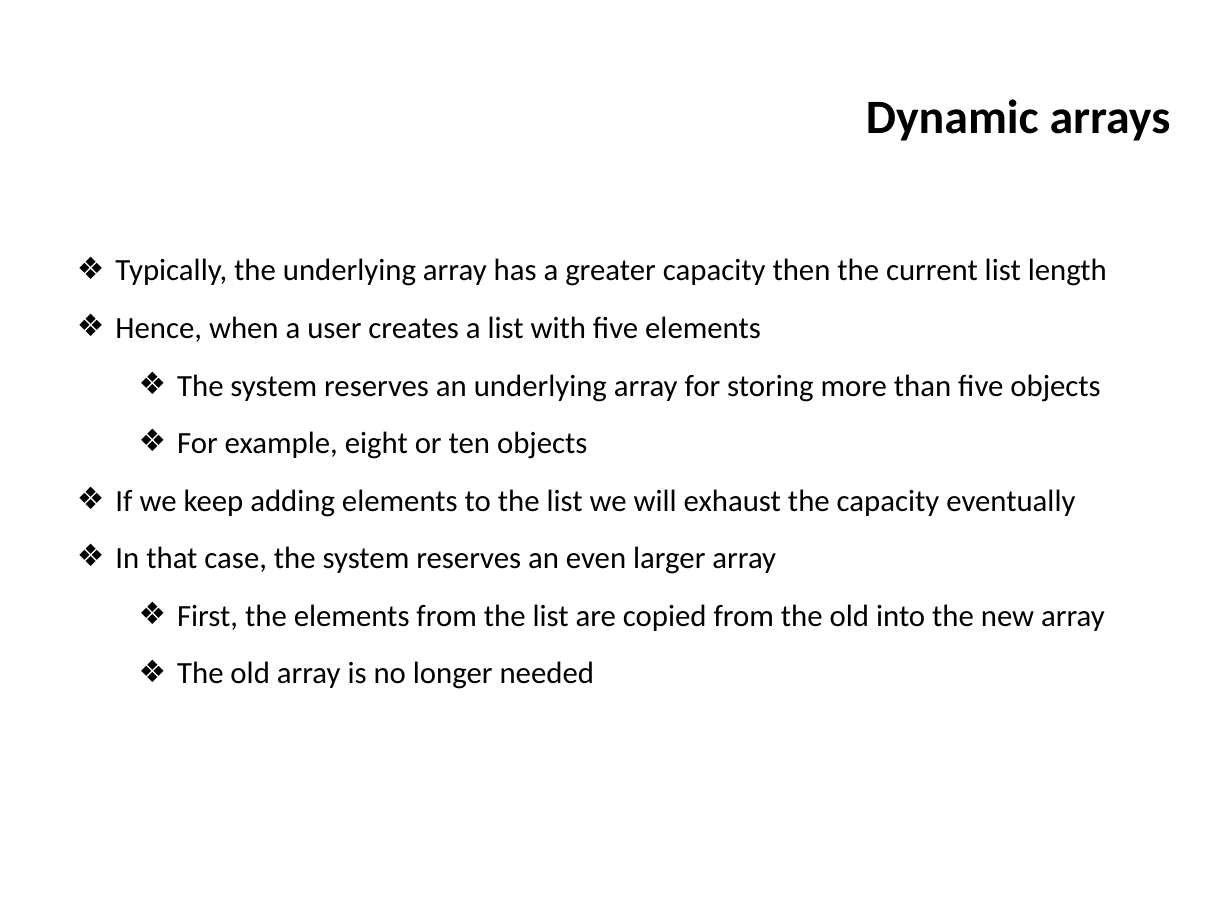
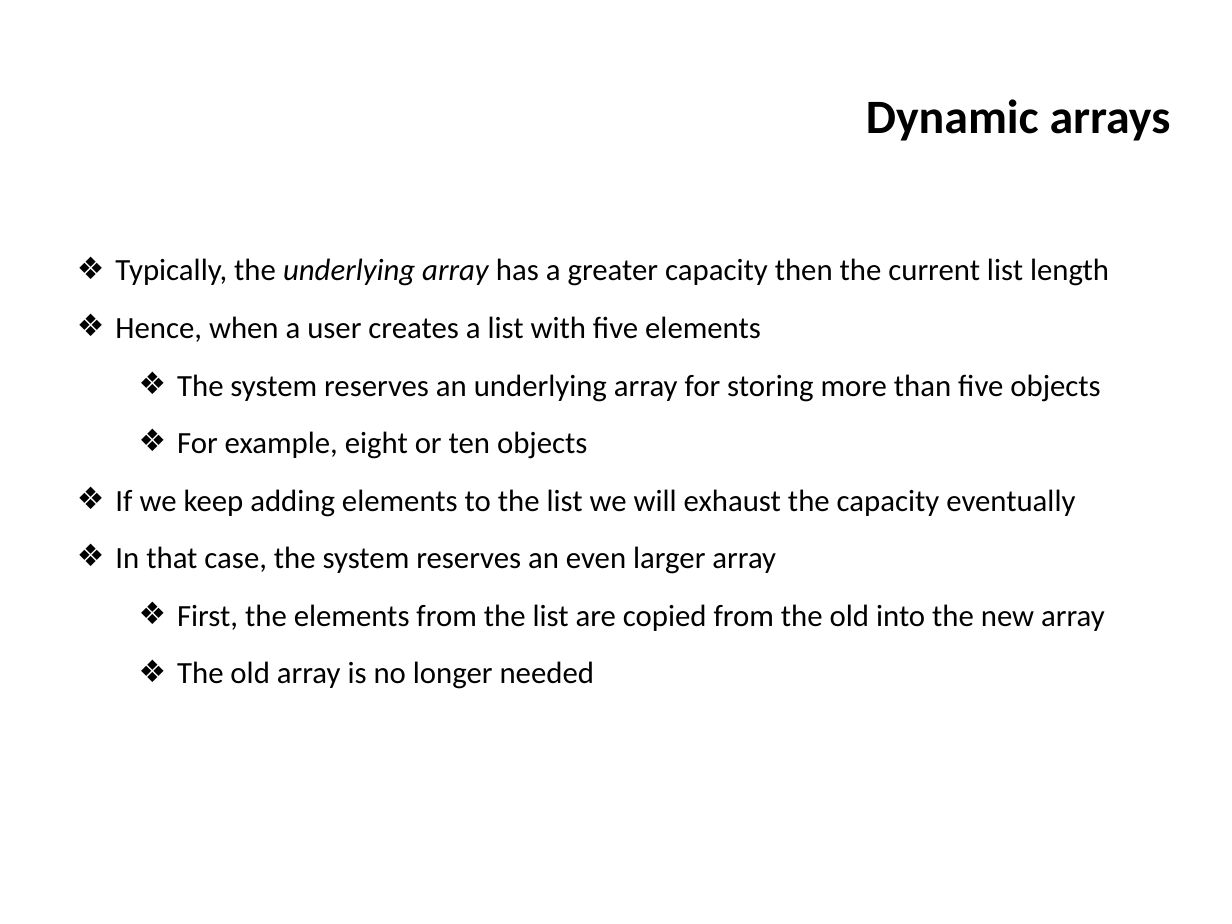
Before and after one commit to ifromm/dsa, a slide deck: slide 13 of slides/unit_3_elementary_ds.pptx. Drawn at 1232x924 pixels with LibreOffice and Linux fonts; fonts in the diff are those of the drawing; background and template pictures are left out. Boxes give left, top, right and bottom in pixels: in the first picture for what was removed or moved away, otherwise in the second. Text is boxed around its words. In the diff, an @@ line names an element or a change of style, - is before the commit and + after.

```diff
--- a/slides/unit_3_elementary_ds.pptx
+++ b/slides/unit_3_elementary_ds.pptx
@@ text at [115,258,1109,286]: italic on in "underlying array" @@
```
Also in this commit, not shown: 3 other slides changed, 5 other files.
